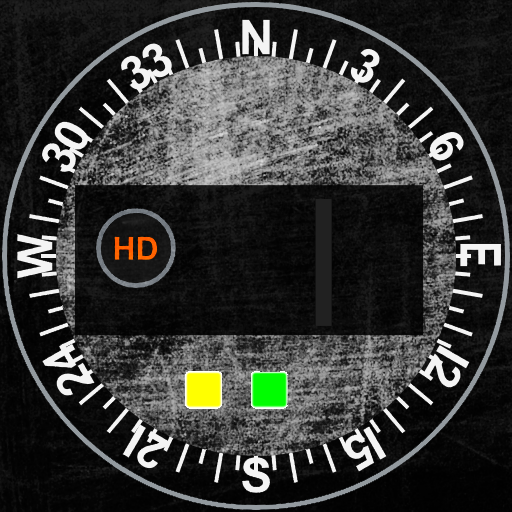
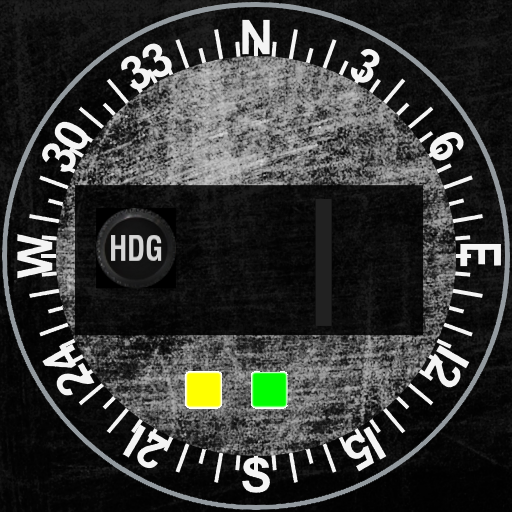
Comparing the layer stacks of the two 512 x 512 images. Changes:
added layer "Clipboard #2" above "Clipboard #1" over (96, 208, 176, 289)
